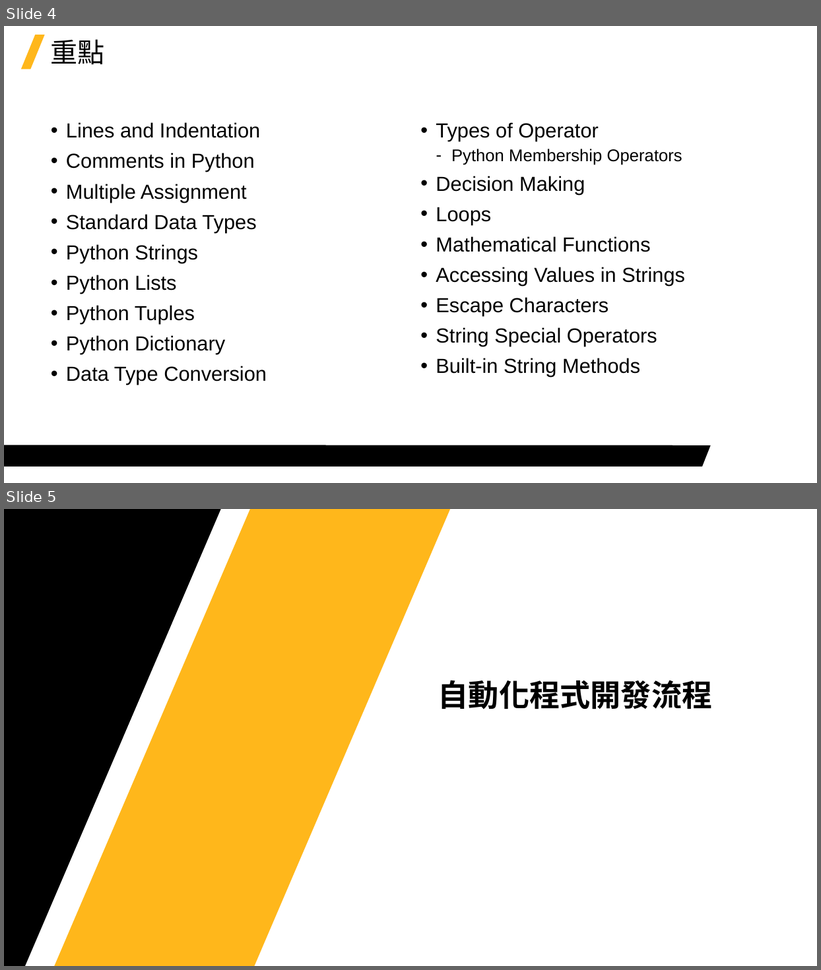
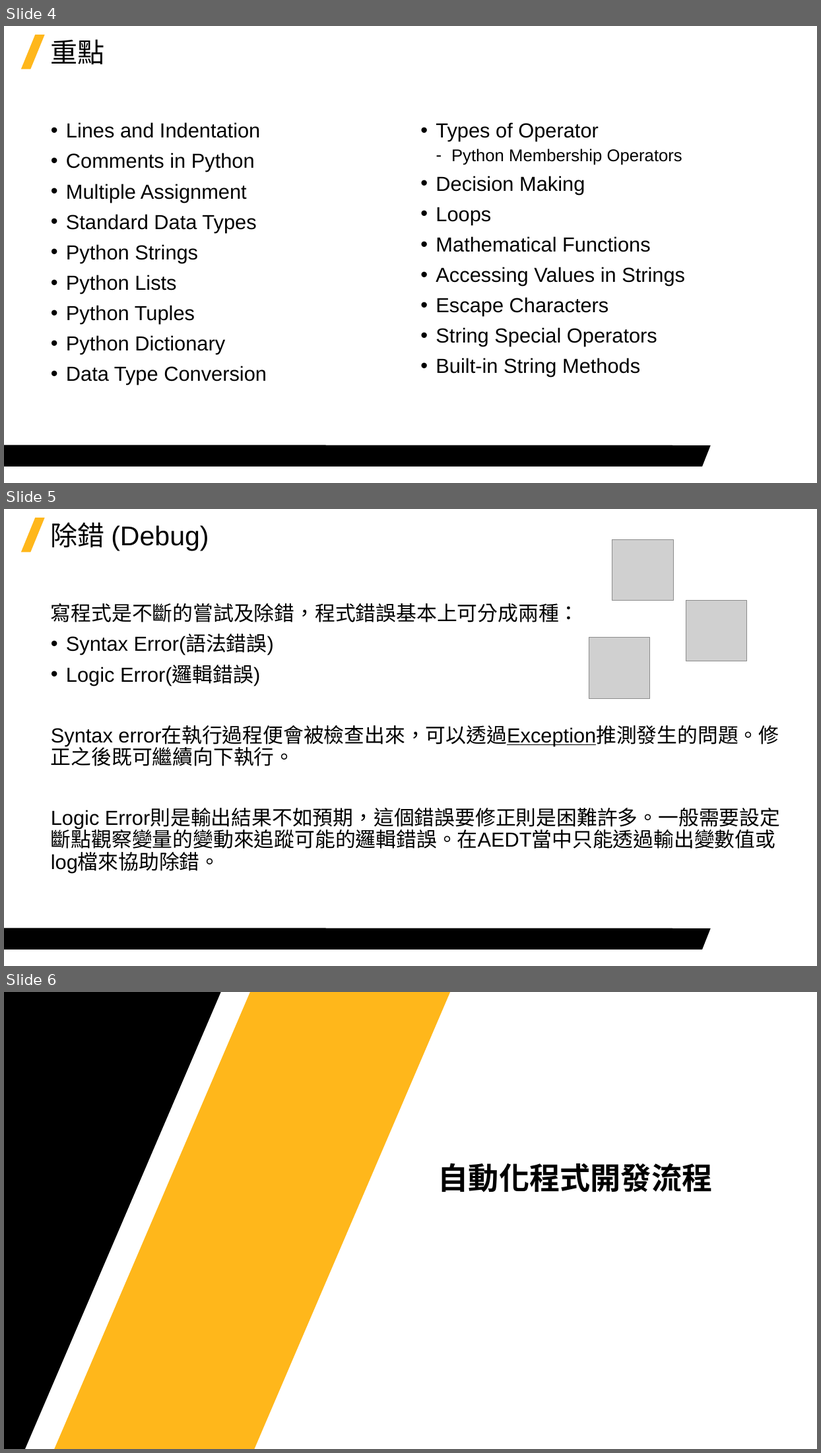
Before and after one commit to Jerrick-cheng/AEDT-Automation-Camp, a slide deck: 上課教材/Week2.pptx. Shown one above the other, each under a label of ours: slides 4 and 5 before the commit, slides 4, 5 and 6 after it. The pictures are 821x970 and 821x1453 pixels, drawn with LibreOffice and Linux fonts; fonts in the diff are those of the drawing; grey boxes stand for pictures; background and template pictures are left out. Boxes give left, top, right and bottom in pixels: in the first picture for what was removed or moved away, otherwise in the second. Text is boxed around its words. In the diff, an @@ line names an element or a change of style, - is before the commit and + after.

```diff
--- a/上課教材/Week2.pptx
+++ b/上課教材/Week2.pptx
@@ slide 5 added at (x1=4, y1=509, x2=817, y2=966), background #FFFFFF; not listed: 2 template elements that a slide beside it also shows @@
@@ title added at (x1=51, y1=522, x2=209, y2=551), 32 pt, text #000000 @@
+除錯 (Debug)
@@ picture added at (x1=612, y1=539, x2=673, y2=601) @@
@@ text added at (x1=51, y1=603, x2=780, y2=873), 24 pt, text #000000 @@
+寫程式是不斷的嘗試及除錯，程式錯誤基本上可分成兩種：
+• Syntax Error(語法錯誤)
+• Logic Error(邏輯錯誤)
+Syntax error在執行過程便會被檢查出來，可以透過Exception推測發生的問題。修正之後既可繼續向下執行。
+Logic Error則是輸出結果不如預期，這個錯誤要修正則是困難許多。一般需要設定斷點觀察變量的變動來追蹤可能的邏輯錯誤。在AEDT當中只能透過輸出變數值或log檔來協助除錯。
@@ picture added at (x1=686, y1=601, x2=748, y2=661) @@
@@ picture added at (x1=589, y1=638, x2=650, y2=698) @@
@@ what was slide 5 is now slide 6 @@
```
Also in this commit, not shown: 1 slide changed, 2 other files.
